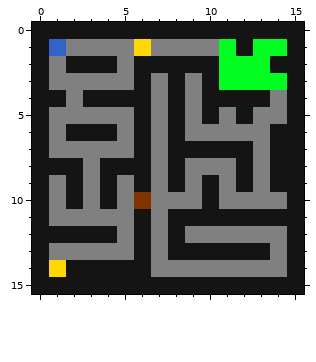
Edited in one commit: pixel-art sprite (Game/map.png). Above: the version before the commit.
The file is 16x16 pixels.
The same view after the edit:
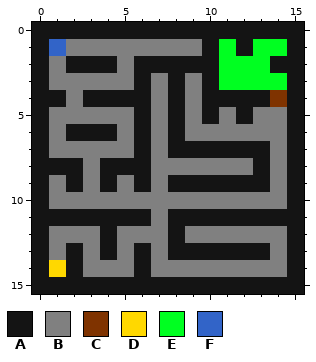
Palette (. is transparent): A #141414  B #808080  C #7f3300  D #ffd800  E #00ff21  F #3264c8
Edits made:
Changed rows in their new state; - is an unchanged pixel.
first column x 1:
 1 -----B---A----
 4 -------------C
 6 -------------B
 7 ------------AB
 8 -------B---BAB
 9 --------A-A-AB
10 -B-B-B---B----
11 AAAAA---------
12 BBB--B--------
13 -A-A----------
14 --BBB---------
Boxes around the changes in both pictures, in picture pixels (x1, y1, x2, y2):
changed: (49, 39, 287, 277)
